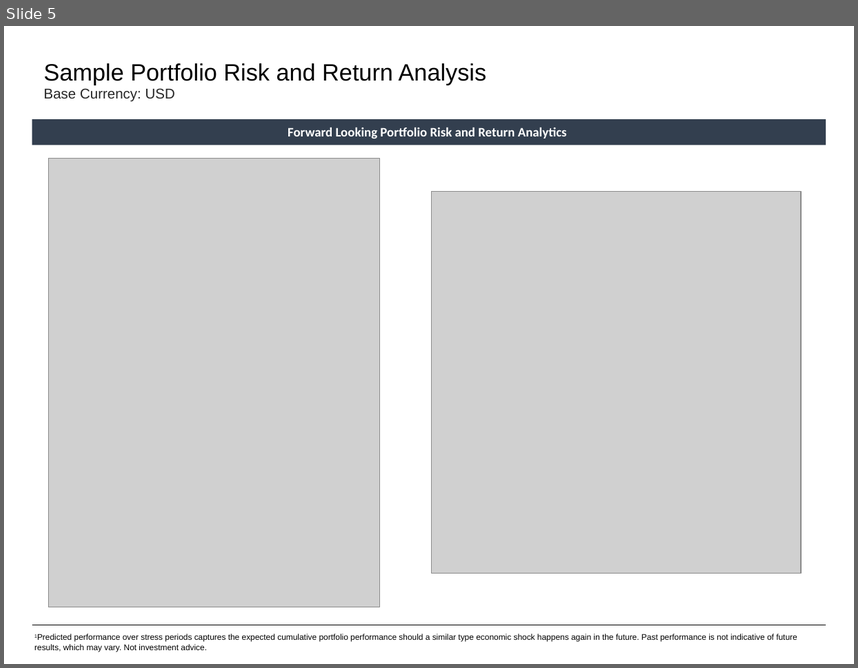
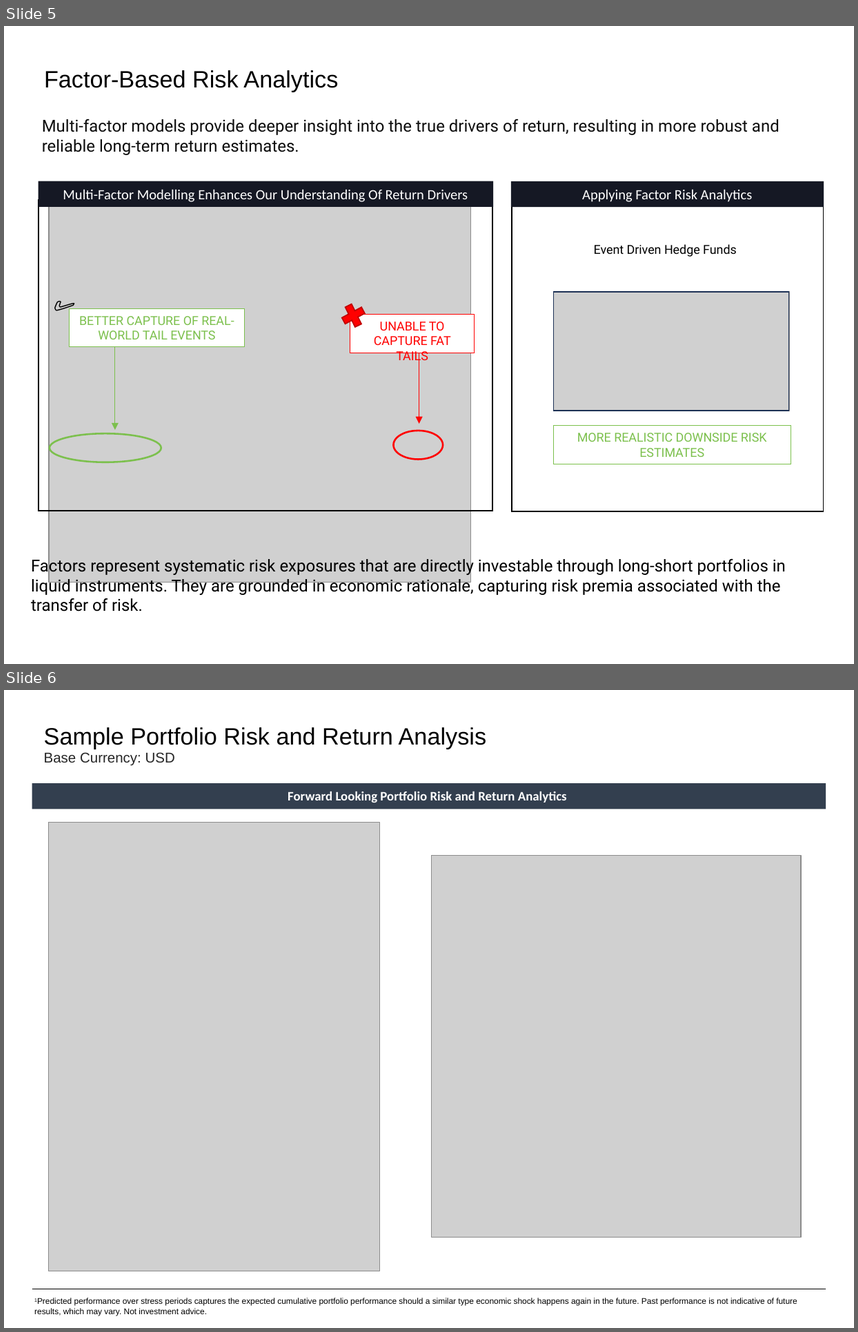
Before and after one commit to fabarker/epsilon-phi, a slide deck: epsilon-phi-core/src/python/epsilonPhi/ep_saa/marketing/Auto.pptx. Shown one above the other, each under a label of ours: slide 5 before the commit, slides 5 and 6 after it. The pictures are 858x668 and 858x1332 pixels, drawn with LibreOffice and Linux fonts; fonts in the diff are those of the drawing; grey boxes stand for pictures. Boxes give left, top, right and bottom in pixels: in the first picture for what was removed or moved away, otherwise in the second. Text is boxed around its words. In the diff, an @@ line names an element or a change of style, - is before the commit and + after.

Commit message:
Private Markets Modelling and Commitment Planning

```diff
--- a/epsilon-phi-core/src/python/epsilonPhi/ep_saa/marketing/Auto.pptx
+++ b/epsilon-phi-core/src/python/epsilonPhi/ep_saa/marketing/Auto.pptx
@@ slide 5 added at (4,26,854,664), background #FFFFFF @@
@@ text added at (44,70,338,92), 20 pt, text #000000 @@
+Factor-Based Risk Analytics
@@ text added at (42,118,780,155), 14 pt, text #0D0D0D @@
+Multi-factor models provide deeper insight into the true drivers of return, resulting in more robust and reliable long-term return estimates.
@@ rectangle added at (38,181,493,206), fill #151824, 12 pt, text #FFFFFF @@
+Multi-Factor Modelling Enhances Our Understanding Of Return Drivers
@@ rectangle added at (512,181,824,207), fill #151824, 12 pt, text #FFFFFF @@
+Applying Factor Risk Analytics
@@ rectangle added at (39,199,493,510), outline #000000 1 pt @@
@@ picture added at (49,202,470,582) @@
@@ rectangle added at (513,192,824,511), outline #000000 1 pt @@
@@ text added at (594,244,737,256), 10.5 pt, text #000000 @@
+Event Driven Hedge Funds
@@ text added at (41,282,87,328), 18 pt, text #000000 @@
+✅
@@ picture added at (554,291,791,410) @@
@@ rectangle added at (554,292,789,411), outline #1E3256 1 pt @@
@@ rectangle added at (70,308,243,346), fill #FFFFFF, outline #7CC04D 0.75 pt, 10.5 pt, text #7CC04D @@
+BETTER CAPTURE OF REAL-WORLD TAIL EVENTS
@@ cross added at (335,296,372,334), fill #FF0000, outline #C00000 1 pt @@
@@ rectangle added at (350,314,475,352), fill #FFFFFF, outline #FF0000 0.75 pt, 10.5 pt, text #FF0000 @@
+UNABLE TO CAPTURE FAT TAILS
@@ arrow added from (115, 344) to (115, 430), #7CC04D 0.5 pt @@
@@ arrow added from (419, 350) to (419, 423), #FF0000 0.5 pt @@
@@ ellipse added at (49,433,161,462), outline #7CC04D 1.5 pt @@
@@ ellipse added at (393,430,443,459), outline #FF0000 1.5 pt @@
@@ rectangle added at (554,426,791,463), outline #7CC04D 0.75 pt, 10.5 pt, text #7CC04D @@
+MORE REALISTIC DOWNSIDE RISK ESTIMATES
@@ text added at (31,556,786,595), 14 pt, text #000000 @@
+Factors represent systematic risk exposures that are directly investable through long-short portfolios in liquid instruments. They are grounded in economic rationale, capturing risk premia associated with the transfer of risk.
@@ what was slide 5 is now slide 6 @@
```
Also in this commit, not shown: 1 slide changed, 9 other slides added, 4 slides removed, 34 other files.
